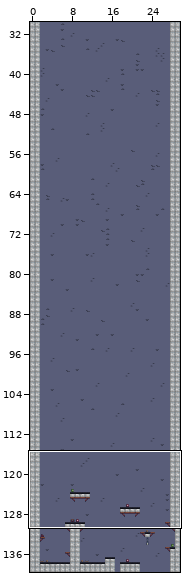
Tiled map -- citm_desvj_project_template-A1_Assigment1_Template/Output/Assets/Maps/Level1 Map.tmx. Above: a wide view before the commit, with the close-up outlined.
Close-up. Before the commit:
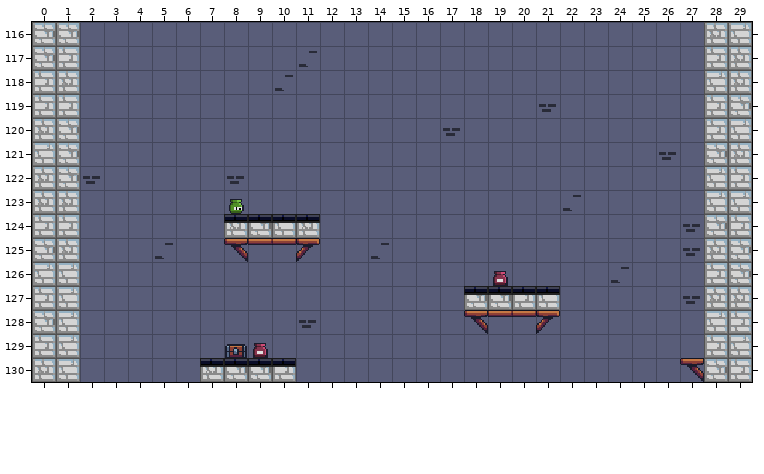
Cells are 16x16 px. Shown: x 0..29, y 116..130.
The same view after the edit:
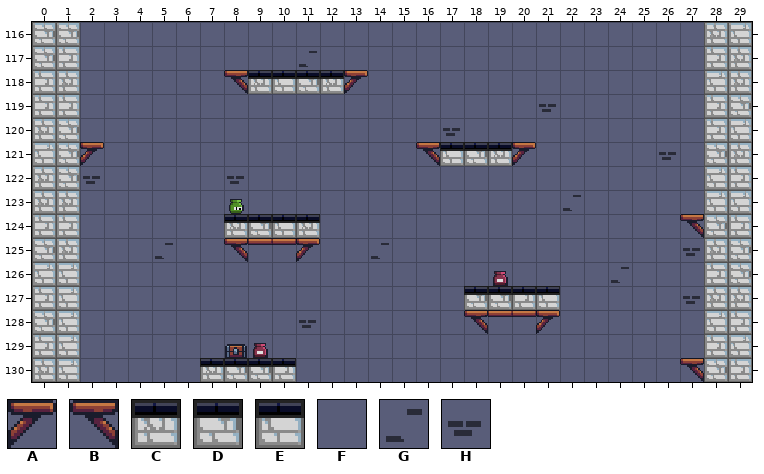
Key: from "Tiny Tower FREE": A 153, B 225, C 291, D 292, E 293, F 416, G 417, H 418.
_ is an empty cell.
From old to new:
Layer "Capa de patrones 1":
The edit turns tile F into tile A in row 118 at x 13; in row 121 at x 2 and 20.
The edit turns tile F into tile B in row 118 at x 8; in row 121 at x 16.
The edit turns tile H into tile B in row 124 at x 27.
The edit turns tile F into tile C in row 118 at x 9 and 12; in row 121 at x 19.
The edit turns tile F into tile D in row 118 at x 11; in row 121 at x 18.
The edit turns tile F into tile E in row 121 at x 17.
The edit turns tile G into tile E in row 118 at x 10.
Where, in picture pixels (left, top, right, bottom), the same in both close-ups:
changed: (224, 70, 368, 94)
changed: (80, 142, 104, 166)
changed: (416, 142, 536, 166)
changed: (680, 214, 704, 238)
